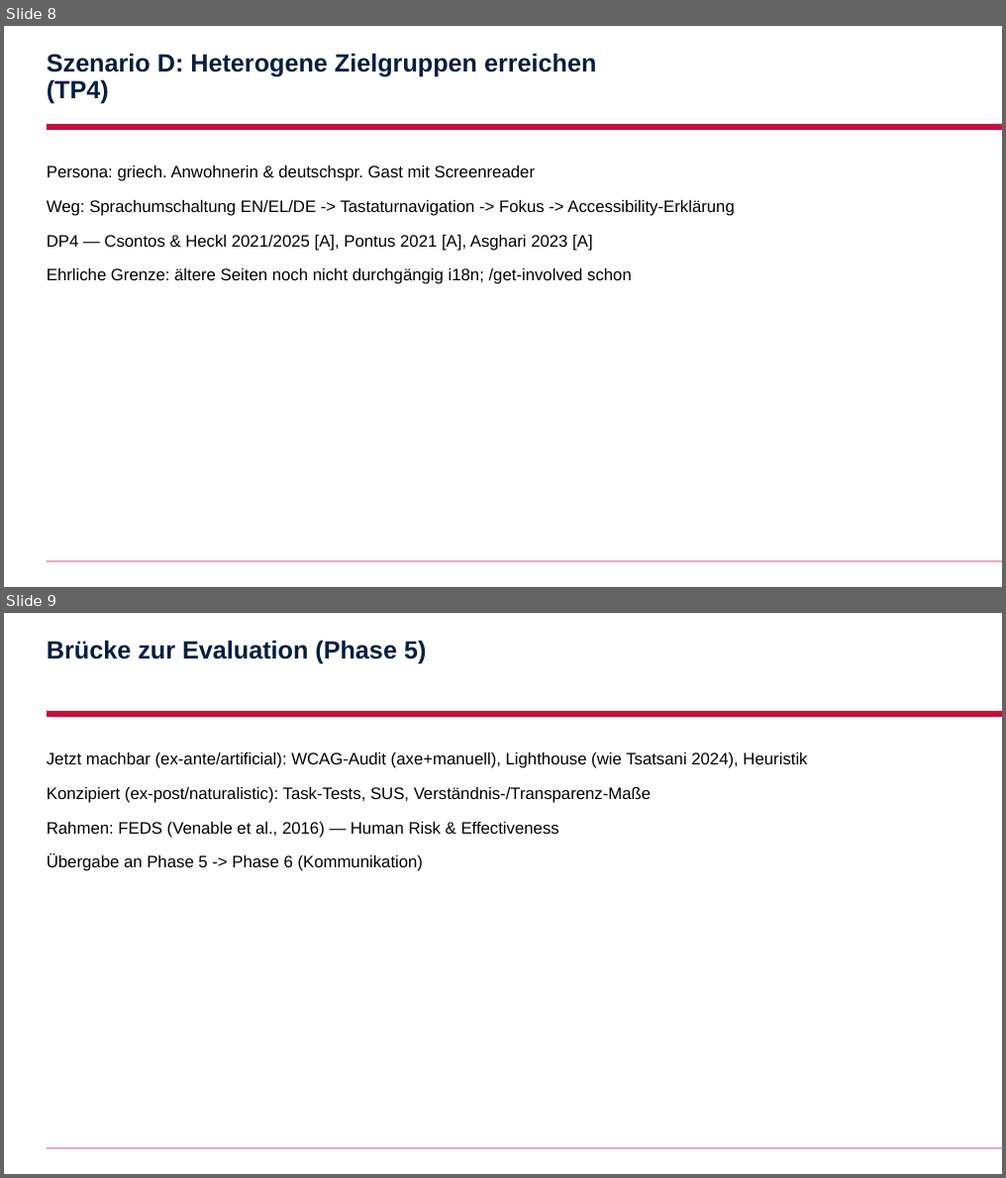
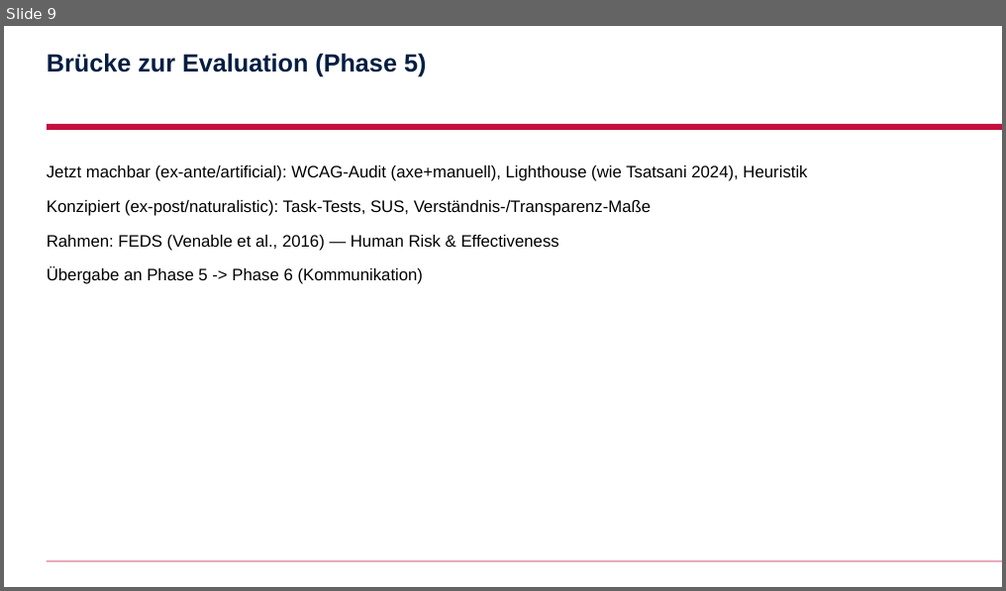
Before and after one commit to AnshulAgrawal7/zoe-sustainability-platform, a slide deck: docs/slides/anshul.pptx. Shown one above the other, each under a label of ours: slides 8 and 9 before the commit, slide 9 after it. The pictures are 1006x1178 and 1006x591 pixels, drawn with LibreOffice and Linux fonts; fonts in the diff are those of the drawing; background and template pictures are left out. Boxes give left, top, right and bottom in pixels: in the first picture for what was removed or moved away, otherwise in the second. Text is boxed around its words. In the diff, an @@ line names an element or a change of style, - is before the commit and + after.

```diff
--- a/docs/slides/anshul.pptx
+++ b/docs/slides/anshul.pptx
@@ slide 8 removed at box(4, 26, 1002, 587), background #FFFFFF; not listed: 2 template elements that a slide beside it also shows @@
@@ title removed at box(47, 53, 596, 104) @@
-Szenario D: Heterogene Zielgruppen erreichen (TP4)
@@ text removed at box(47, 166, 734, 284) @@
-Persona: griech. Anwohnerin & deutschspr. Gast mit Screenreader
-Weg: Sprachumschaltung EN/EL/DE -> Tastaturnavigation -> Fokus -> Accessibility-Erklärung
-DP4 — Csontos & Heckl 2021/2025 [A], Pontus 2021 [A], Asghari 2023 [A]
-Ehrliche Grenze: ältere Seiten noch nicht durchgängig i18n; /get-involved schon
```
Also in this commit, not shown: 6 slides changed, 2 slides added, 1 other slide removed, 8 other files.
